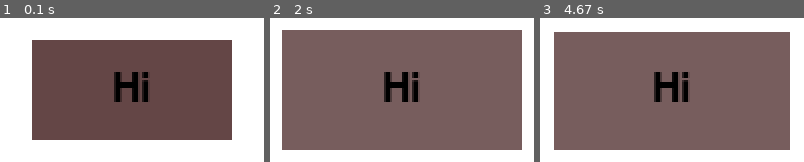
Above: before the commit, frames 1-3 (left to right).
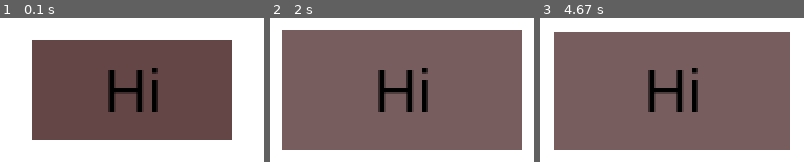
Above: after the commit, the same moments.

Repository: Valdotorium/pygame_helpers
Game: pygame game, started from main.py
Two runs of this game, one before a commit and one after it. Both use one fixed random seed, a clock stepped at 60 frames per second and the inputs below.
Inputs (mouse positions are in pixels of both pictures, inside the frame that each line leads up to):
- Up to frame 1 (0.1 s): no input
- Up to frame 2 (2 s): click "Hi" at 0.38 s; click (outside the picture) at 0.72 s; click (306, 110) at 1.05 s; click (outside the picture) at 1.38 s; click (423, 54) at 1.72 s
- Up to frame 3 (4.67 s): click (outside the picture) at 2.05 s; click "Hi" at 2.88 s; click (outside the picture) at 3.22 s; click (606, 58) at 4.55 s

The runs differ from the first frame. In frame 1, 3.6% of the frame differs, in the area x 40-60%, y 34-66%; in frame 2, 3.6%; in frame 3, 3.6%.

Commit message:
comments

Diff:
--- a/ui.py
+++ b/ui.py
@@ -3,16 +3,19 @@
 #basic animated text buttons
 class Button():
     def __init__(self, x, y, width, height, color, text, animation):
+        #the center coordinates
         self.x = x
         self.y = y
         self.width = width
         self.height = height
         self.color = color
+        #when the button gets hovered, it gets brighter
         self.bright = (self.color[0] + (255 - self.color[0]) / 8,self.color[1] + (255 - self.color[1]) / 8,self.color[2] + (255 - self.color[2]) / 8 )
+        #original color value backup
         self.dark = self.color
         self.text = text
         self.animation = animation
-        self.font = pygame.font.SysFont("comicsans", 30)
+        self.font = pygame.font.SysFont("arial", 30)
         self.text_surface = self.font.render(self.text, True, (0, 0, 0))
         self.text_rect = self.text_surface.get_rect()
         self.text_rect.center = (self.x + (self.width / 2), self.y + (self.height / 2))
@@ -25,13 +28,16 @@
     def animate(self):
         if self.animation == "plop":
             print(self.color)
+            #for 10 frames, the button gets bigger
             if 0 < self.ticksInAnimation < 10:
                 self.width = self.originalWidth + self.originalWidth * self.ticksInAnimation /50
                 self.height = self.originalHeight + self.originalHeight * self.ticksInAnimation / 50
             elif 9 < self.ticksInAnimation:
+                # after that, it stays 20% bigger than normal until
                 self.width = self.originalWidth * 1.2
                 self.height = self.originalHeight * 1.2
             else:
+                #it is not hovered anymore
                 self.width = self.originalWidth
                 self.height = self.originalHeight
     def draw(self, window):
